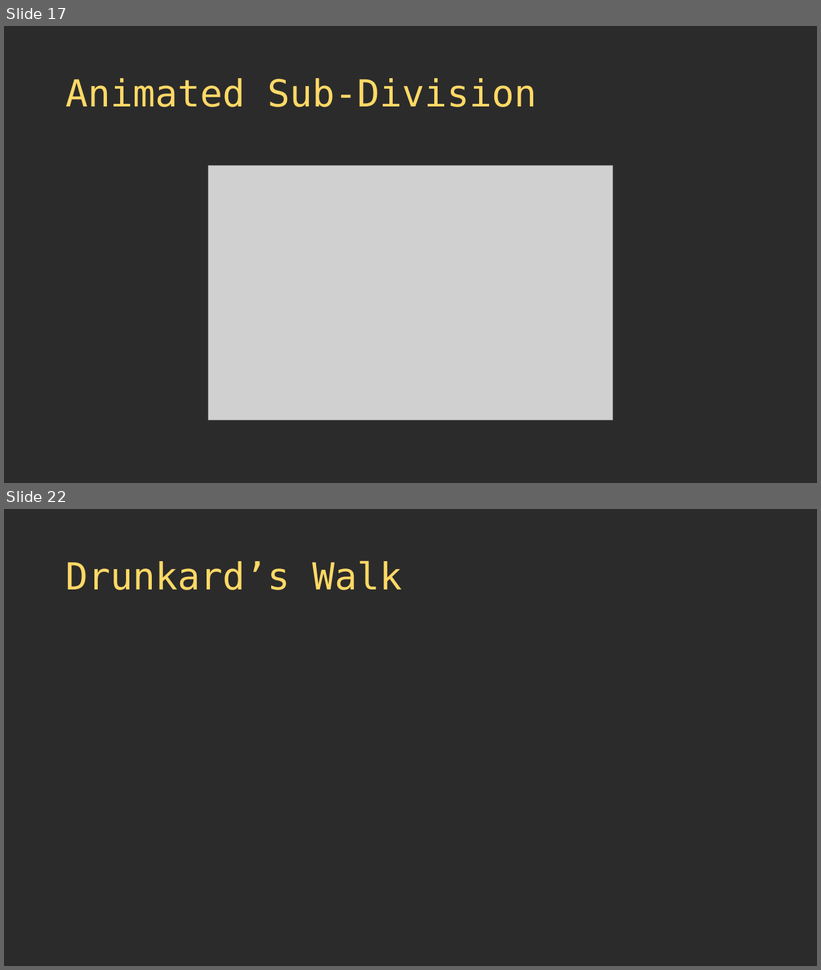
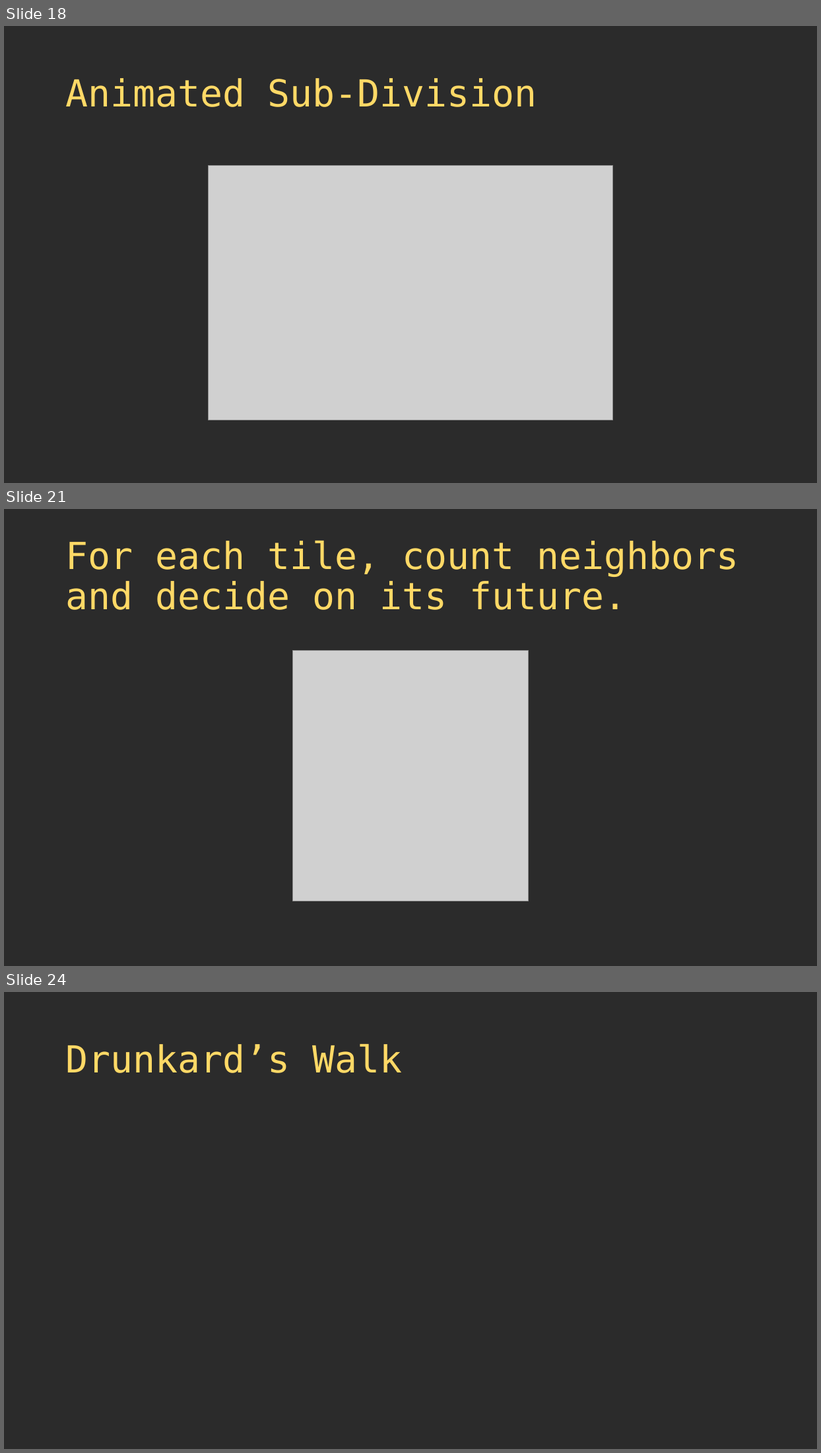
Before and after one commit to thebracket/roguelike-celebration-2020, a slide deck: Procedural Map Generation Techniques.pptx. Shown one above the other, each under a label of ours: slides 17 and 22 before the commit, slides 18, 21 and 24 after it; the slides between them are not shown. The pictures are 821x970 and 821x1453 pixels, drawn with LibreOffice and Linux fonts; fonts in the diff are those of the drawing; grey boxes stand for pictures; background and template pictures are left out; a plain dark background stands for a picture behind light text. Boxes give left, top, right and bottom in pixels: in the first picture for what was removed or moved away, otherwise in the second. Text is boxed around its words. In the diff, an @@ line names an element or a change of style, - is before the commit and + after.

```diff
--- a/Procedural Map Generation Techniques.pptx
+++ b/Procedural Map Generation Techniques.pptx
@@ slide 21 added at box(4, 509, 817, 966), background picture (left out) @@
@@ title added at box(66, 541, 739, 610), 44 pt, text #FFD966 @@
+For each tile, count neighbors and decide on its future.
@@ picture added at box(293, 650, 529, 901) @@
@@ what was slide 17 is now slide 18 @@
@@ what was slide 22 is now slide 24 @@
```
Also in this commit, not shown: 2 slides changed, 4 other slides added, 3 slides removed, 6 other files.
